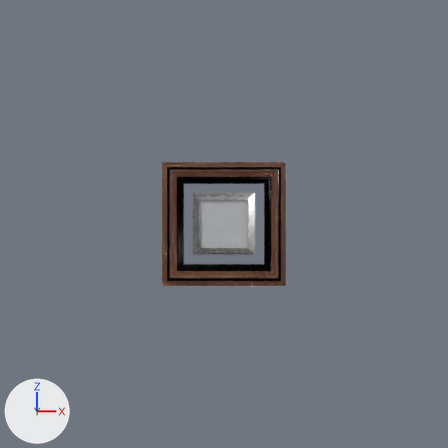
The Blender file art-viz.blend as it was, and as the next commit left it.
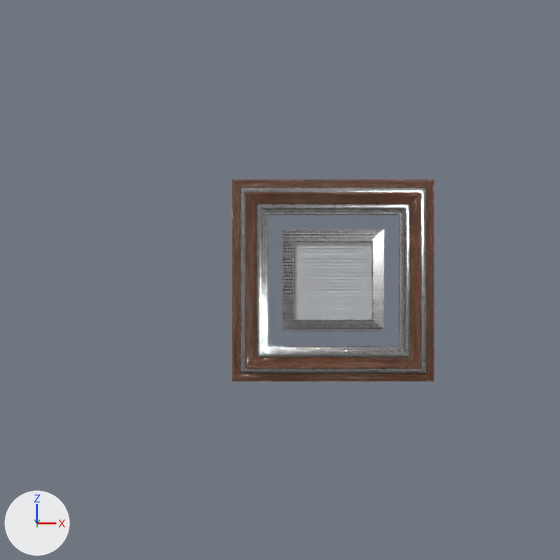
Old and new are each drawn from the file's camera '0 MainCamera' and again close up on the part from 4% to 81% of the width and 12% to 88% of the height. Lighting does not change. The marker at lower left points along +X, +Y and +Z. The same objects are shown in both versions, whatever each file hides.

Names of what the first close-up shows: 'ClassicFrameMattedMetalSilver', 'MetalFloatingFrameSilver', 'VeronaFrameMattedMaple'.
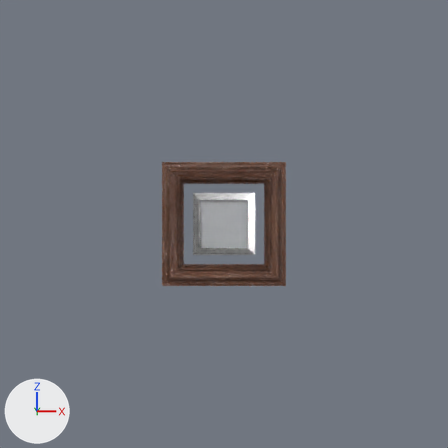
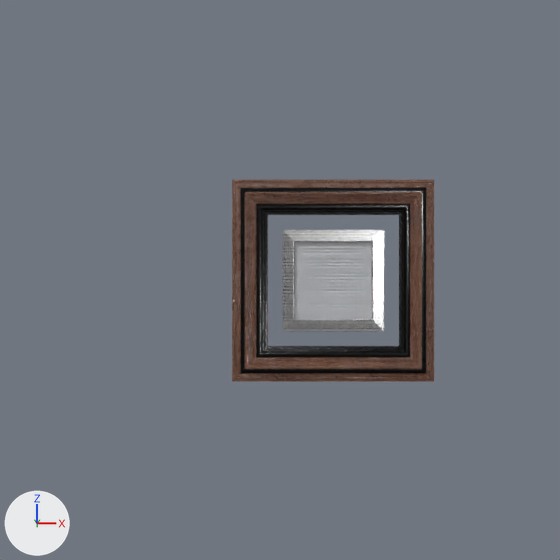
Boxes (x1, y1, x2, y2) around the edits, measured in the close-ups (560 x 560 px):
'VeronaFrameMattedMaple', recoloured: (232, 180, 434, 381) in both
'MetalFloatingFrameSilver', surface changed (grey to white): (283, 230, 384, 331) in both
'MetalFloatingFrameBlack', recoloured, surface changed (grey to white): (283, 230, 384, 331) in both
'ClassicFrameMattedMetalSilver', surface changed (grey to black): (241, 188, 426, 373) in both
'ClassicFrameMattedMetalBlack', recoloured, surface changed (grey to black): (241, 188, 426, 373) in both

The change, as a list of edits to the scene's bpy script:
```text
Change mat_framemetalsilver:
    where n1 = _N.new('ShaderNodeBsdfPrincipled'); n1.name = 'Principled BSDF'
    n1.inputs[2].default_value: 0.118 -> 0.207  # 'Roughness'
Change mat_framemetalblack:
    where n1 = _N.new('ShaderNodeBsdfPrincipled'); n1.name = 'Principled BSDF'
    n1.inputs[0].default_value: (0.00904, 0.00904, 0.00904, 1.0) -> (0.0352, 0.0352, 0.0352, 1.0)  # 'Base Color', black #181818 -> 'Base Color', black #353535
    n1.inputs[2].default_value: 0.0909 -> 0.18  # 'Roughness'
    n1.inputs[13].default_value: 0.364 -> 1.0  # 'Specular IOR Level'
Change mat_framewoodmaple:
    remove n5 = _N.new('ShaderNodeTexImage'); n5.name = 'Image Texture.003'
    remove n5.image = img_veronanarrowframemattedblack_framewoodmaple_roughness_png
    add n5 = _N.new('ShaderNodeTexImage'); n5.name = 'Image Texture.003'
    add n5.image = img_veronanarrowframemattedblack_framewoodmaple_roughness_png
    add n10 = _N.new('ShaderNodeMath'); n10.name = 'Math'
    add n10.operation = 'MULTIPLY'
    add n10.inputs[1].default_value = 2.0  # 'Value'
    where n9 = _N.new('ShaderNodeBsdfPrincipled'); n9.name = 'Principled BSDF'
    remove _L.new(n5.outputs[0], n9.inputs[2])  # 'Color' to 'Roughness'
    add _L.new(n5.outputs[0], n10.inputs[0])  # 'Color' to 'Value'
    add _L.new(n10.outputs[0], n9.inputs[2])  # 'Value' to 'Roughness'
```
